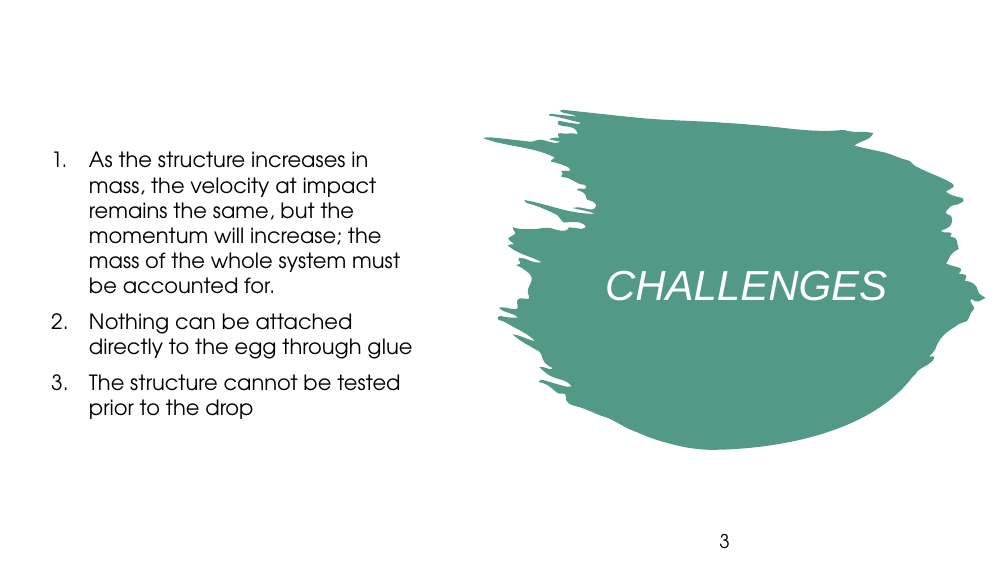
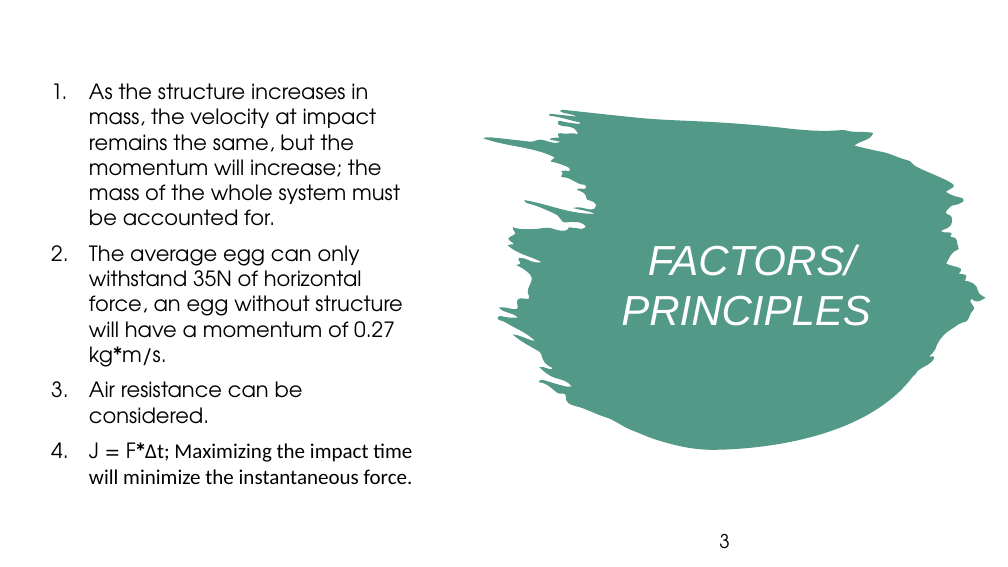
Before and after one commit to alex-tanton/Egg-Drop-Lab, a slide deck: slide 3 of Egg drop lab.pptx. Drawn at 1008x567 pixels with LibreOffice and Linux fonts; fonts in the diff are those of the drawing; background and template pictures are left out. Boxes give left, top, right and bottom in pixels: in the first picture for what was removed or moved away, otherwise in the second. Text is boxed around its words. In the diff, an @@ line names an element or a change of style, - is before the commit and + after.

```diff
--- a/Egg drop lab.pptx
+++ b/Egg drop lab.pptx
@@ text at bbox=[89, 245, 413, 484]: text changed @@
-2. Nothing can be attached directly to the egg through glue
-3. The structure cannot be tested prior to the drop
+2. The average egg can only withstand 35N of horizontal force, an egg without structure will have a momentum of 0.27 kg*m/s.
+3. Air resistance can be considered.
+4. J = F*Δt; Maximizing the impact time will minimize the instantaneous force.
@@ text at bbox=[621, 245, 870, 326]: text changed @@
-CHALLENGES
+FACTORS/
+PRINCIPLES
```
Also in this commit, not shown: 2 other slides changed.
